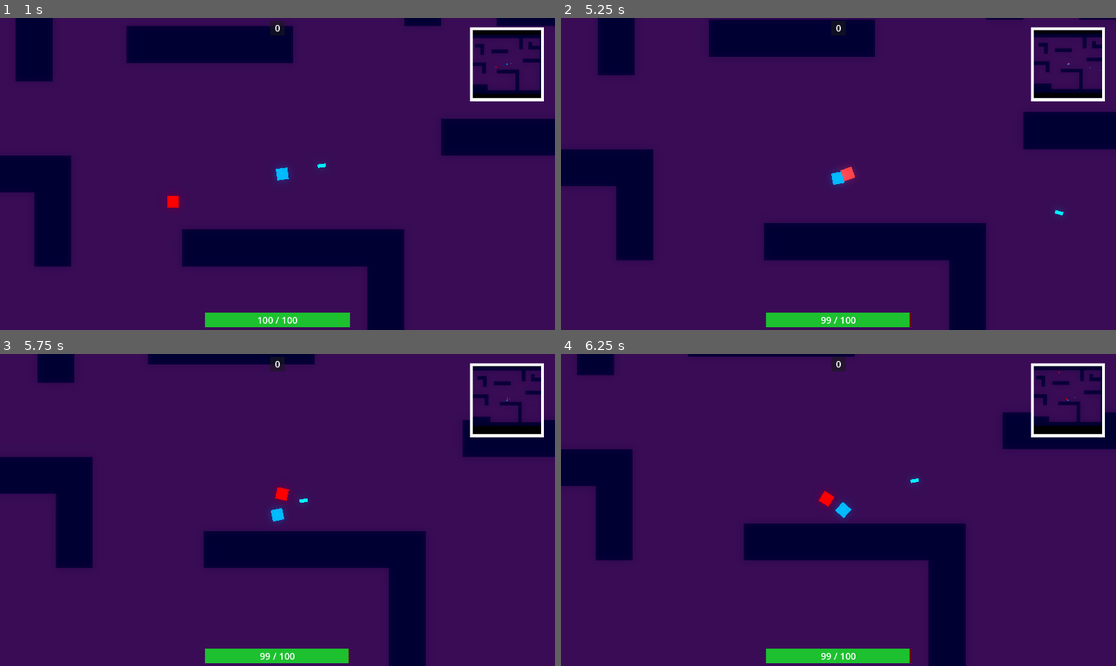
Above: before the commit, frames 1-4 (two rows, left to right).
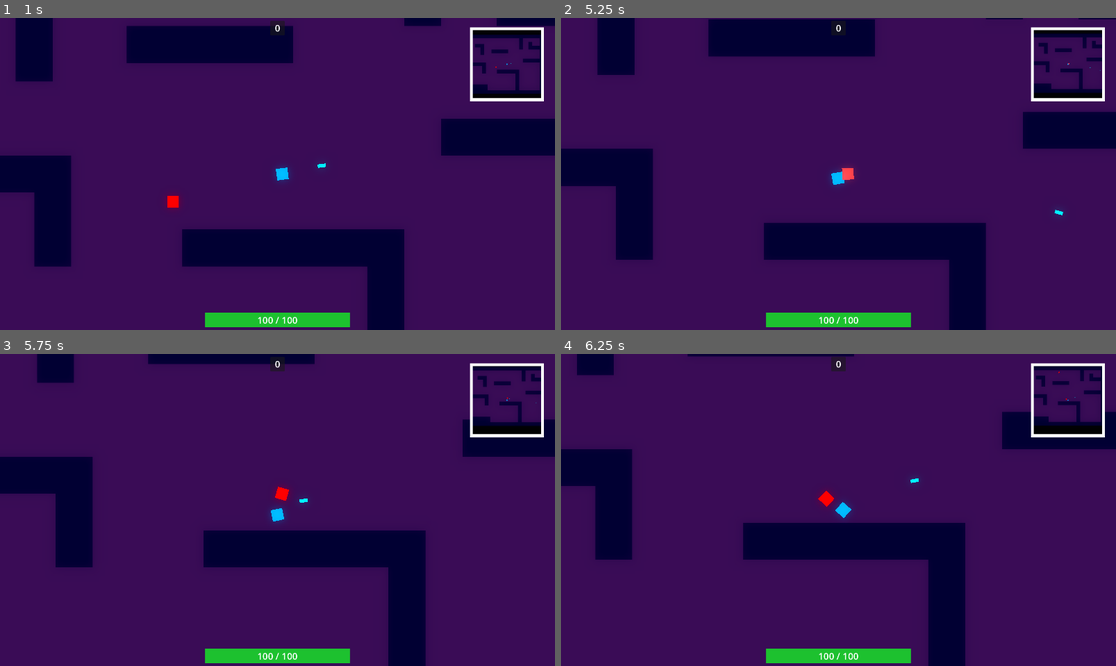
Above: after the commit, the same moments.

Repository: Chebrbober/Geometric-Bullet
Game: Godot game, scene res://stages/game/arena.tscn
Same seed, same stepped clock (60 frames per second), same inputs: the game is played once before the commit and once after it.
Inputs (mouse positions are in pixels of both pictures, inside the frame that each line leads up to):
- Up to frame 1 (1 s): tap Enter at 0.5 s; move the mouse to (399, 158) at 0.52 s; press the mouse at (399, 158) at 0.53 s; hold Right (move_right) from 0.53 s (still down)
- Up to frame 2 (5.25 s): move the mouse to (727, 189) at 1.27 s; release Right (move_right) at 1.28 s; release the mouse at (727, 189) at 1.28 s; hold S (move_down) 1.28-2.03 s; click (727, 189) at 1.35 s; move the mouse to (894, 105) at 2.02 s; press the mouse at (894, 105) at 2.03 s; hold Right (move_right) 2.03-2.78 s; move the mouse to (810, 236) at 2.77 s; release the mouse at (810, 236) at 2.78 s; hold W (move_up) 2.78-3.53 s; click (810, 236) at 2.85 s; move the mouse to (1005, 220) at 3.52 s; press the mouse at (1005, 220) at 3.53 s; hold A (move_left) 3.53-5.03 s; move the mouse to (672, 127) at 4.27 s; release the mouse at (672, 127) at 4.28 s; click (672, 127) at 4.35 s; move the mouse to (866, 174) at 5.02 s; press the mouse at (866, 174) at 5.03 s; hold S (move_down) from 5.03 s (still down)
- Up to frame 3 (5.75 s): keep holding S (move_down)
- Up to frame 4 (6.25 s): move the mouse to (755, 432) at 5.77 s; release S (move_down) at 5.78 s; release the mouse at (755, 432) at 5.78 s; hold Right (move_right) from 5.78 s (still down); click (755, 432) at 5.85 s

Frame 1 is identical in both runs. In frame 2, 0.5% of the frame differs, in the area x 0-100%, y 0-100%; in frame 3, 0.4%; in frame 4, 0.5%, in the area x 6-100%, y 0-100%.

Commit message:
Make the game speed up for every new wave. Add two new upgrades (vigor and stimulator). Add regeneration to the player

Diff:
--- a/entities/enemies/cube_enemy/cube_enemy.gd
+++ b/entities/enemies/cube_enemy/cube_enemy.gd
@@ -25,11 +25,15 @@
 			attack_timer.start()
 
 func move() -> void:
-	var direction = to_local(nav_agent.get_next_path_position()).normalized()
-	if target != null:
-		velocity = direction * speed
-		polygon2d.rotation = direction.angle()
+	if target == null:
+		return
+
+	var direction = (nav_agent.get_next_path_position() - global_position).normalized()
+	velocity = direction * speed
 	move_and_slide()
+
+	if velocity.length() > 0.01:
+		rotation = lerp_angle(rotation, velocity.angle(), 0.2)
 
 func makepath() -> void:
 	nav_agent.target_position = target.global_position
--- a/entities/player/player.gd
+++ b/entities/player/player.gd
@@ -2,7 +2,9 @@
 extends Entity
 
 @onready var reload_speed_timer: Timer = $ReloadSpeedTimer
+@onready var regeneration_timer: Timer = $RegenerationTimer
 @export var bullet: PackedScene
+var regeneration_amount: float = 1
 
 signal hp_changed(new_hp: int, max_hp: int)
 
@@ -41,3 +43,7 @@
 func take_damage(amount: float) -> void:
 	super.take_damage(amount)
 	emit_signal("hp_changed", current_hp, max_health)
+
+func _on_regeneration_timer_timeout() -> void:
+	current_hp = min(current_hp + regeneration_amount, max_health)
+	emit_signal("hp_changed", current_hp, max_health)
--- a/entities/player/player.tscn
+++ b/entities/player/player.tscn
@@ -14,6 +14,8 @@
 wall_min_slide_angle = 0.0
 script = ExtResource("1_symyc")
 bullet = ExtResource("2_abrql")
+regeneration_amount = 1.0
+regeneration_interval = null
 speed = 100.0
 max_health = 100.0
 damage = 1.0
@@ -31,10 +33,15 @@
 position_smoothing_speed = 10.0
 rotation_smoothing_enabled = true
 
-[node name="ReloadSpeedTimer" type="Timer" parent="." index="4" unique_id=1392139072]
+[node name="RegenerationTimer" type="Timer" parent="." index="4" unique_id=1505157930]
+wait_time = 5.0
+autostart = true
+
+[node name="ReloadSpeedTimer" type="Timer" parent="." index="5" unique_id=1392139072]
 wait_time = 0.5
 
-[node name="StatsManager" type="Node" parent="." index="5" unique_id=761570750]
+[node name="StatsManager" type="Node" parent="." index="6" unique_id=761570750]
 script = ExtResource("4_bls4j")
 
+[connection signal="timeout" from="RegenerationTimer" to="." method="_on_regeneration_timer_timeout"]
 [connection signal="timeout" from="ReloadSpeedTimer" to="." method="_on_reload_speed_timer_timeout"]
--- a/entities/player/stats_manager.gd
+++ b/entities/player/stats_manager.gd
@@ -23,4 +23,9 @@
 			player.damage *= upgrade.value
 		"reload_speed":
 			player.reload_speed_timer.wait_time /= upgrade.value
+		"regeneration_interval":
+			player.regeneration_timer.wait_time /= upgrade.value
+		"regeneration_amount":
+			player.regeneration_amount *= upgrade.value
+
 	player.hp_changed.emit(player.current_hp, player.max_health)
--- a/entities/wave_manager.gd
+++ b/entities/wave_manager.gd
@@ -23,6 +23,7 @@
 			_complete_wave()
 
 var spawnable_enemy_index: int = 0
+var speed_multiplier: float = 1.05
 
 signal wave_started(wave_number)
 signal wave_completed(wave_number)
@@ -68,6 +69,7 @@
 			_add_spawnable_enemy(enemy_types[spawnable_enemy_index])
 
 	Global.current_wave += 1
+	Engine.time_scale *= speed_multiplier
 	_start_new_wave()
 
 func _get_wave_config() -> Dictionary:
--- /dev/null
+++ b/stages/game/upgrades/stimulator.tres
@@ -0,0 +1,12 @@
+[gd_resource type="Resource" script_class="Upgrade" format=3 uid="uid://8eu3e02b61l"]
+
+[ext_resource type="Script" uid="uid://pq3etwpln0fy" path="res://stages/game/upgrade.gd" id="1_kyu67"]
+
+[resource]
+script = ExtResource("1_kyu67")
+name = "Stimulator"
+description = "Increases current regeneration speed by 20%"
+stat_type = "regeneration_interval"
+rarity = "Rare"
+value = 2.0
+metadata/_custom_type_script = "uid://pq3etwpln0fy"
--- /dev/null
+++ b/stages/game/upgrades/vigor.tres
@@ -0,0 +1,12 @@
+[gd_resource type="Resource" script_class="Upgrade" format=3 uid="uid://c8xlad74pvya3"]
+
+[ext_resource type="Script" uid="uid://pq3etwpln0fy" path="res://stages/game/upgrade.gd" id="1_vr776"]
+
+[resource]
+script = ExtResource("1_vr776")
+name = "Vigor"
+description = "Increases amount of hp to regenerate by 15%"
+stat_type = "regeneration_amount"
+rarity = "Uncommon"
+value = 1.5
+metadata/_custom_type_script = "uid://pq3etwpln0fy"
